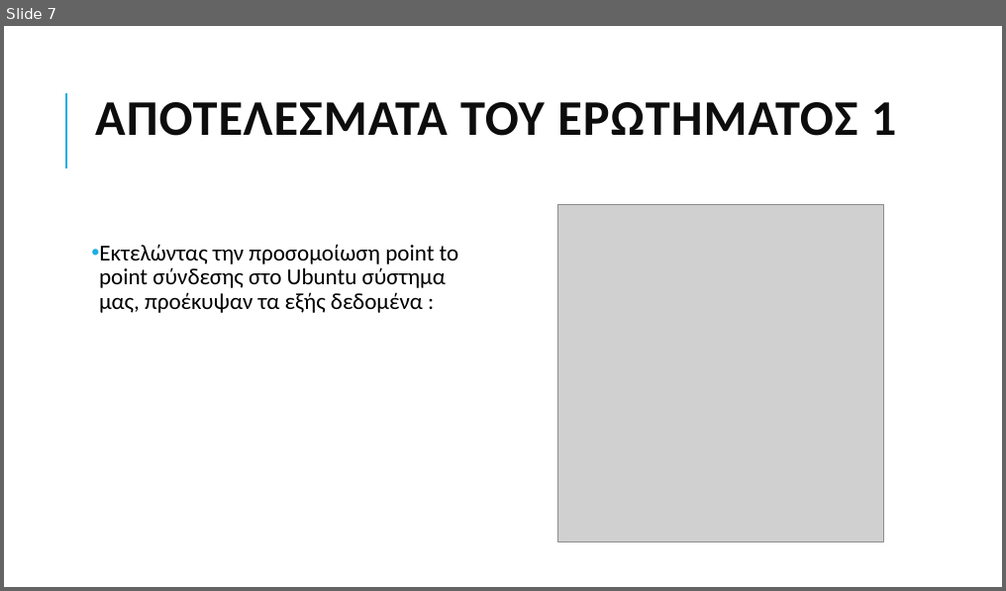
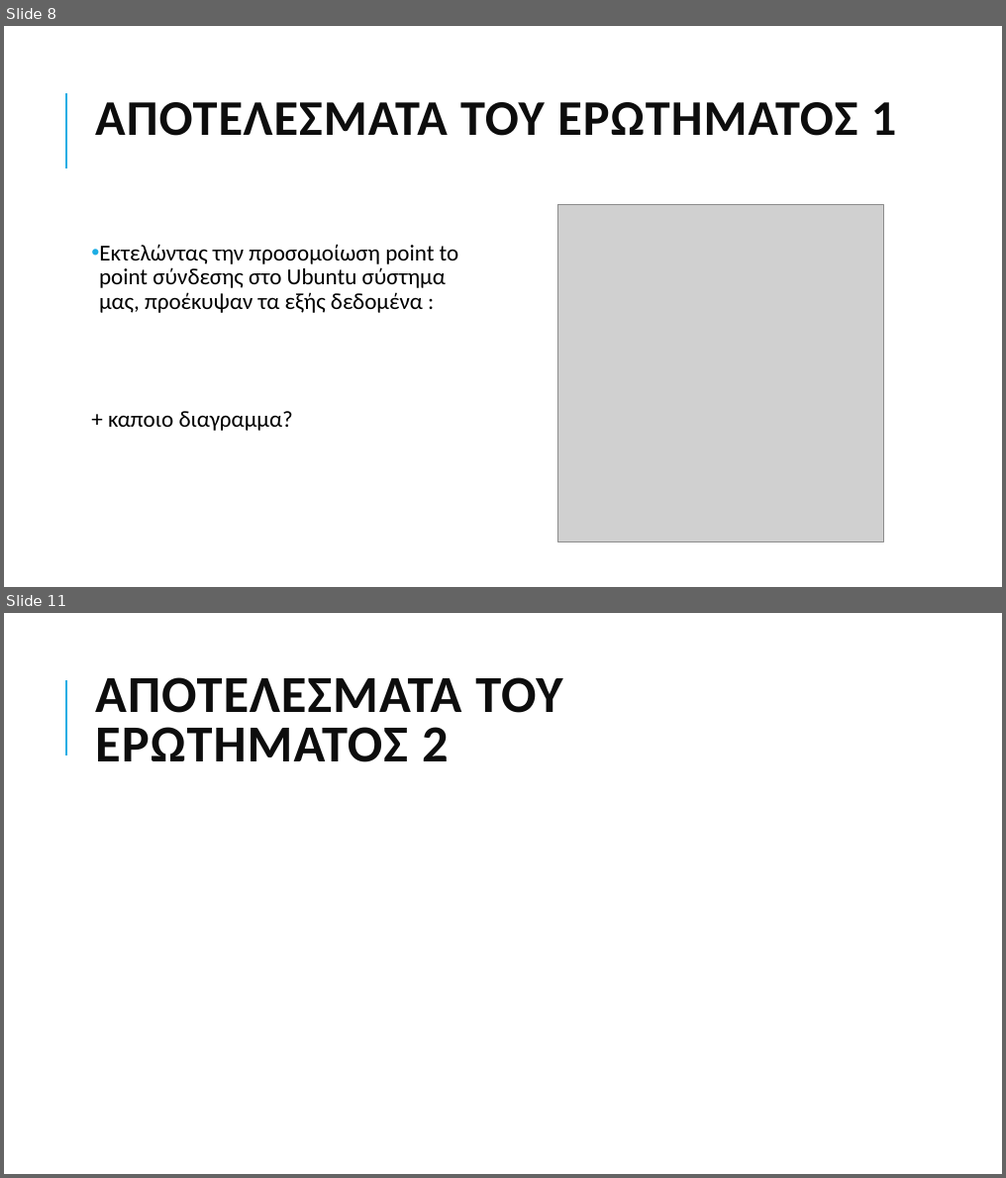
Before and after one commit to grgmyl/Ns3Project, a slide deck: Presentations/Ns-3_presentation_F.pptx. Shown one above the other, each under a label of ours: slide 7 before the commit, slides 8 and 11 after it; the slides between them are not shown. The pictures are 1006x591 and 1006x1178 pixels, drawn with LibreOffice and Linux fonts; fonts in the diff are those of the drawing; grey boxes stand for pictures. Boxes give left, top, right and bottom in pixels: in the first picture for what was removed or moved away, otherwise in the second. Text is boxed around its words. In the diff, an @@ line names an element or a change of style, - is before the commit and + after.

```diff
--- a/Presentations/Ns-3_presentation_F.pptx
+++ b/Presentations/Ns-3_presentation_F.pptx
@@ slide 11 added at bbox=[4, 613, 1002, 1174], background #FFFFFF; not listed: 1 template element that a slide beside it also shows @@
@@ title added at bbox=[95, 677, 562, 762], 50 pt, text #0D0D0D, bold @@
+ΑΠΟΤΕΛΕΣΜΑΤΑ ΤΟΥ ΕΡΩΤΗΜΑΤΟΣ 2
@@ what was slide 7 is now slide 8 @@
@@ slide 8 changed as well @@
@@ text at bbox=[108, 411, 293, 431]: paragraph added @@
++ καποιο διαγραμμα?
```
Also in this commit, not shown: 6 other slides changed, 4 other slides added.
